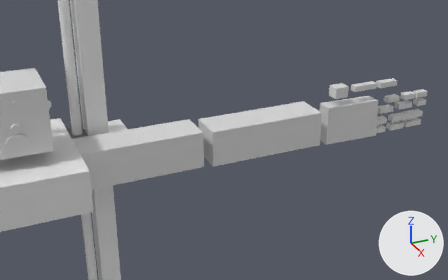
Two versions of the Blender file robot_scaled_4-2-21-LTS-ARCH-02-MANUAL-01.blend, one commit apart.
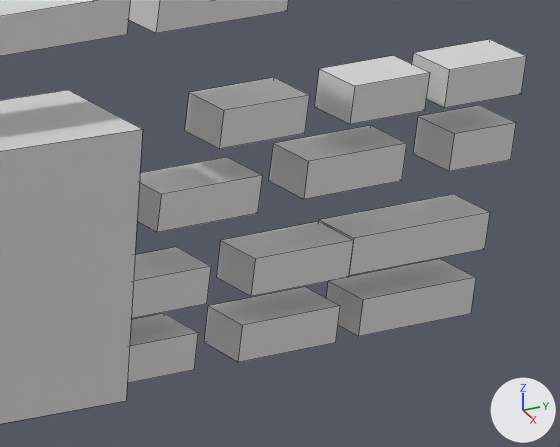
Each version is shown whole from a camera (50 mm lens) standing at (5.03, -1.955, -3.907) and looking at (3.528, -1.279, -4.658), then close up on the part from 80% to 96% of the width and 30% to 51% of the height. The lights are fixed; the arrows at lower right show +X, +Y and +Z. The first two pictures are the older version. The close-ups show mesh edges as thin lines. Objects named as collision shapes, trigger or cutter boxes, shadow casters or lower levels of detail are left out.

Objects in the first close-up: 'left_digit2_distal_phalanx', 'left_digit2_middle_phalanx', 'left_digit2_proximal_phalanx', 'left_digit3_distal_phalanx', 'left_digit3_middle_phalanx', 'left_digit4_distal_phalanx', 'left_digit4_middle_phalanx', 'left_digit4_proximal_phalanx', 'left_digit5_middle_phalanx', 'left_digit5_proximal_phalanx', 'left_palm_link', 'second_phalanx_left_thumb_link' and 3 more.
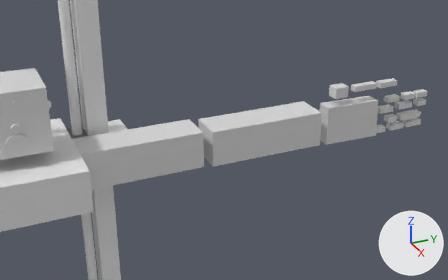
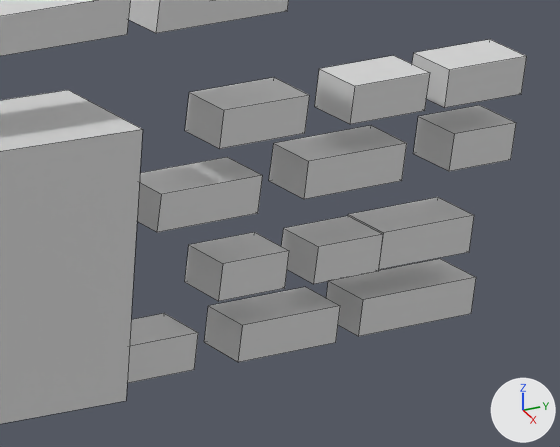
Commit message: backup: update MANUAL-01 scale left_digit4 Y /1.5

Pixel boxes (x1, y1, x2, y2) of what changed, in the close-ups (560 x 447 px):
```json
{"object": "left_digit4_middle_phalanx", "change": "rescaled", "before": [217, 221, 354, 296], "after": [281, 216, 383, 284], "on screen": "25% narrower, 9% shorter"}
{"object": "left_digit4_distal_phalanx", "change": "rescaled", "before": [131, 247, 211, 318], "after": [185, 232, 289, 301]}
{"object": "left_digit4_proximal_phalanx", "change": "rescaled", "before": [319, 194, 490, 276], "after": [348, 197, 474, 270], "on screen": "26% narrower, 11% shorter"}
```

Edits to the scene script, one JSON object a line:
```json
{"op": "set", "path": "ob_left_digit4_proximal_phalanx.scale", "old": "(0.999, 1.0, 1.0)", "new": "(0.999, 0.667, 1.0)"}
```
